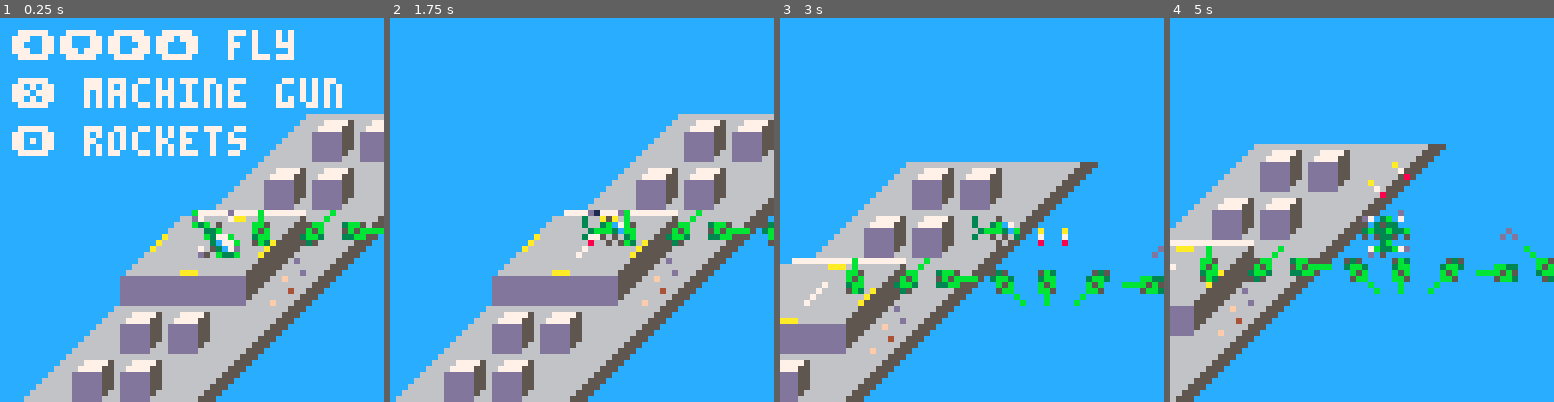
Above: before the commit, frames 1-4 (left to right).
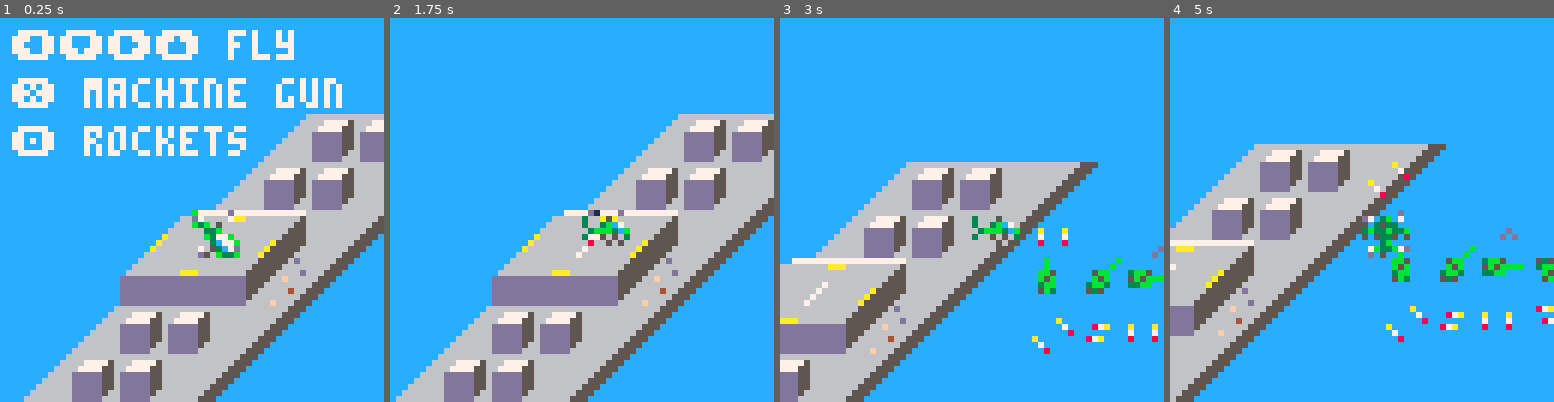
Above: after the commit, the same moments.

Repository: gorebang/64jam
Game: PICO-8 cartridge 64jam.p8
Same seed, same stepped clock (60 frames per second), same inputs: the game is played once before the commit and once after it.
Inputs:
- Up to frame 1 (0.25 s): no input
- Up to frame 2 (1.75 s): tap X (X key) at 0.33, 1.07 s; tap O (Z key) at 0.7, 1.7 s; hold Right from 1.6 s (still down)
- Up to frame 3 (3 s): tap X (X key) at 1.85, 2.97 s; release Right at 2.1 s; tap O (Z key) at 2.1, 2.5, 2.9 s; hold Up 2.15-2.42 s; hold Right from 2.47 s (still down)
- Up to frame 4 (5 s): release Right at 3.03 s; hold Left 3.08-3.58 s; tap O (Z key) every 0.4 s from 3.3 to 4.9 s; hold Down 3.63-3.97 s; hold Right 4.02-4.68 s; tap X (X key) at 4.08 s; hold Up from 4.73 s (still down)

The runs differ from the first frame. In frame 1, 1.0% of the frame differs, in the area x 65-100%, y 50-60%; in frame 2, 1.0%; in frame 3, 2.9%; in frame 4, 3.3%, in the area x 7-100%, y 59-85%.

Commit message:
added rocket draw test, in progress warnings and updated readme to v0.0.5

Diff:
--- a/64jam.p8
+++ b/64jam.p8
@@ -36,17 +36,18 @@
  --init_entities()
 end
 
-function test_direction_draw_code()
+function test_direction_draw_code(ti, dy)
 	for i,dir in pairs(DIRS) do
-		local tank = spawn_tank(player.x + i * (8), player.y)
+		local tank = spawn_tank(player.x + 8*4 + i * (8), player.y + dy*8)
 		tank.dir = dir
 		tank.turret_ti = false
-		tank.ti = TI_TURRET
+		tank.ti = ti
 	end
 end
 
 function init_ents()
-	test_direction_draw_code()
+	test_direction_draw_code(TI_TURRET, 0)
+	test_direction_draw_code(TI_ROCKET, 1)
 end
 
 function init_player()
@@ -81,6 +82,7 @@
 end
 
 function aim_turret(ent, target)
+	-- TODO - in progress
 	local dir = deltas_to_dir(ent_deltas(ent, target))
 	ent.turret_dir = 3 --dir
 end
@@ -230,10 +232,12 @@
 end
 
 
+-- TODO - in progress
 function ent_deltas(a, b)
 	return a.x - b.x, a.y - b.y
 end
 
+-- TODO - in progress
 function deltas_to_dir(dx, dy)
 	local dx = 0
 	local dy = 0
Not shown, changed: README.md
